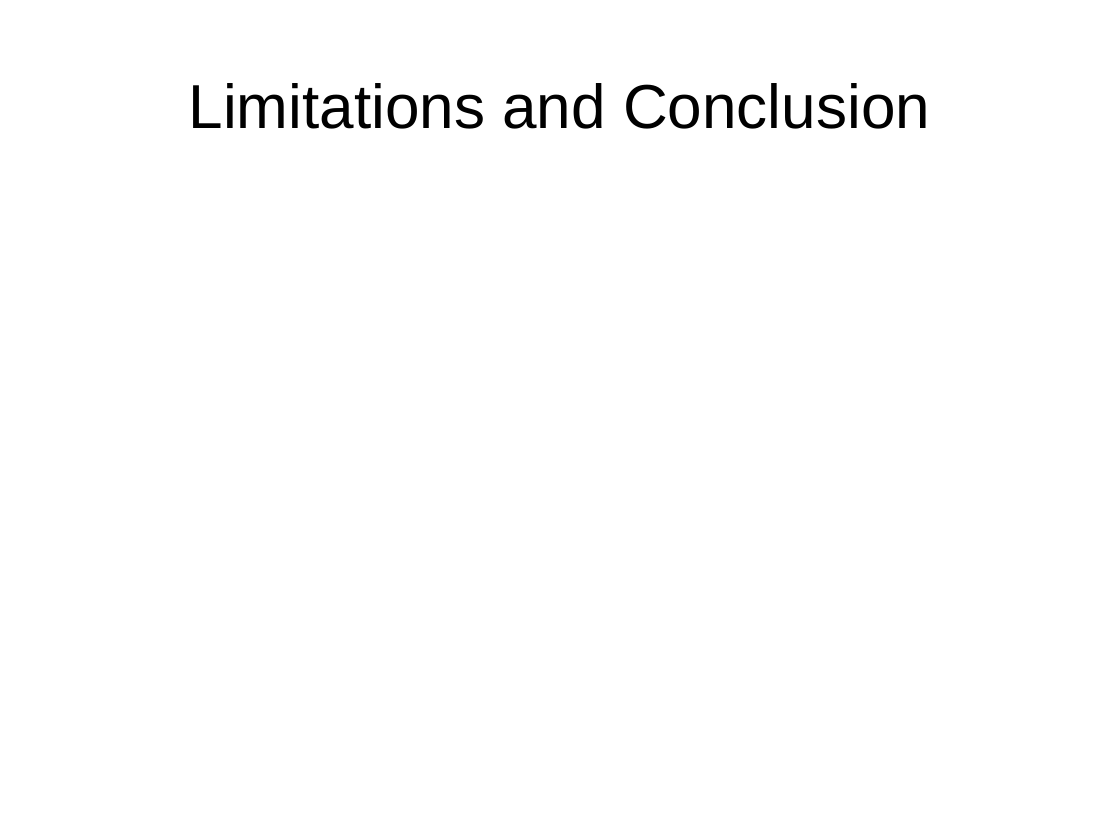
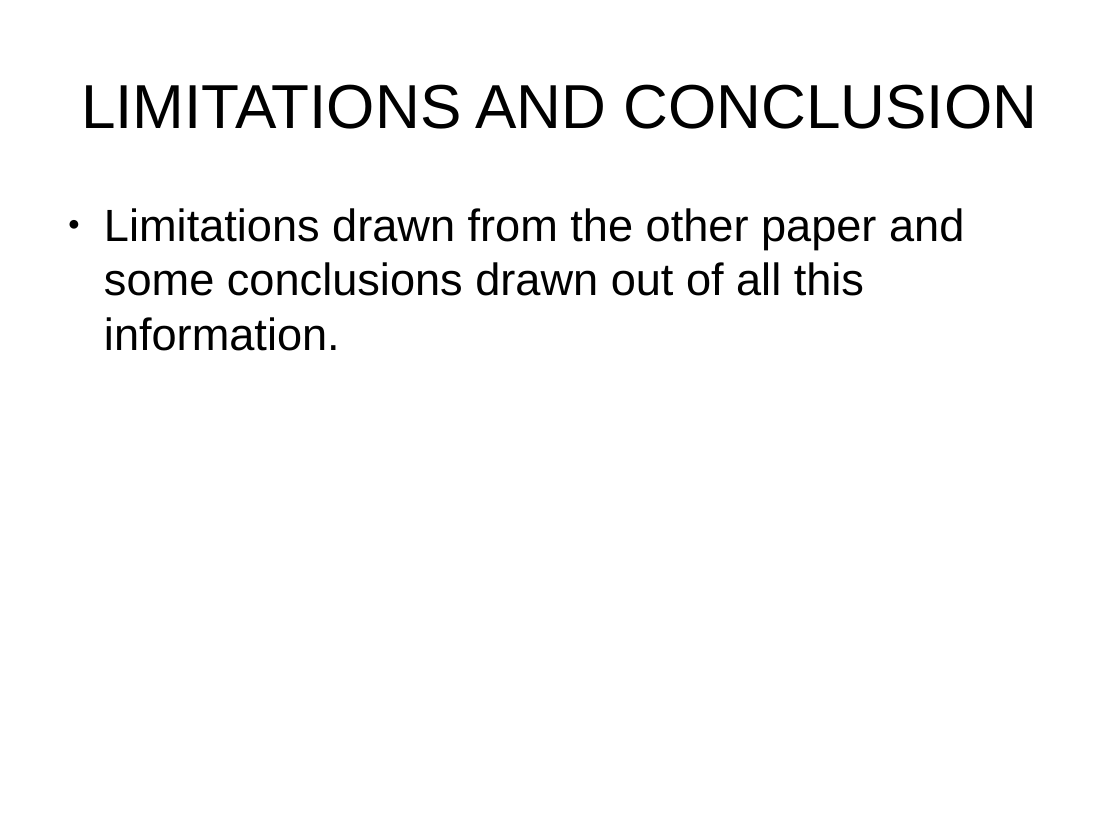
Before and after one commit to sentinel88/Personal, a slide deck: slide 11 of Talk.odp (slide 7 before the commit). Drawn at 1120x840 pixels with LibreOffice and Linux fonts; fonts in the diff are those of the drawing. Boxes give left, top, right and bottom in pixels: in the first picture for what was removed or moved away, otherwise in the second. Text is boxed around its words. In the diff, an @@ line names an element or a change of style, - is before the commit and + after.

```diff
--- a/Talk.odp
+++ b/Talk.odp
@@ title at (x1=81, y1=84, x2=1037, y2=129): text changed @@
-Limitations and Conclusion
+LIMITATIONS AND CONCLUSION
@@ text added at (x1=104, y1=208, x2=964, y2=351), 32 pt, text #000000 @@
+● Limitations drawn from the other paper and some conclusions drawn out of all this information.
```
Also in this commit, not shown: 3 other slides changed, 9 slides added, 3 slides removed, 3 other files.
